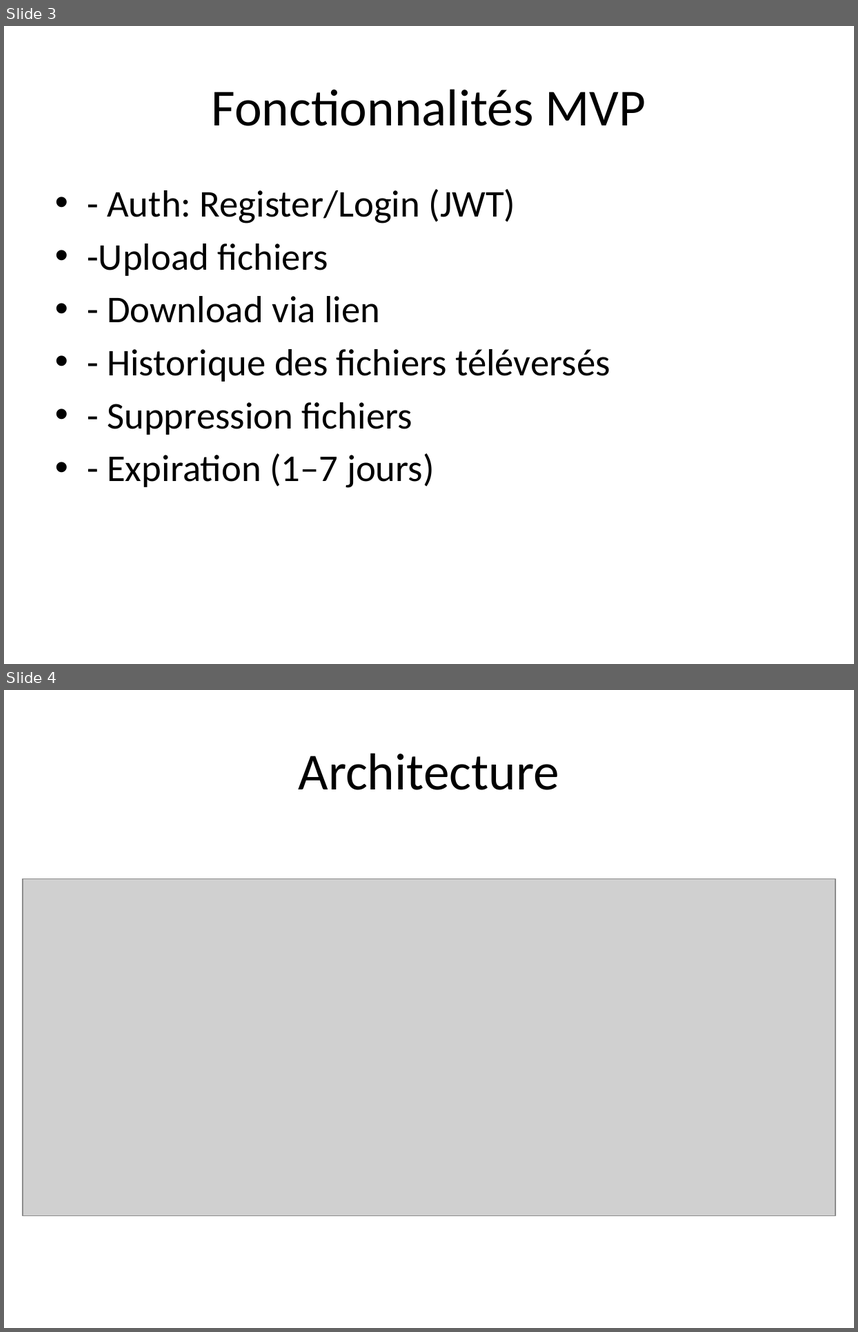
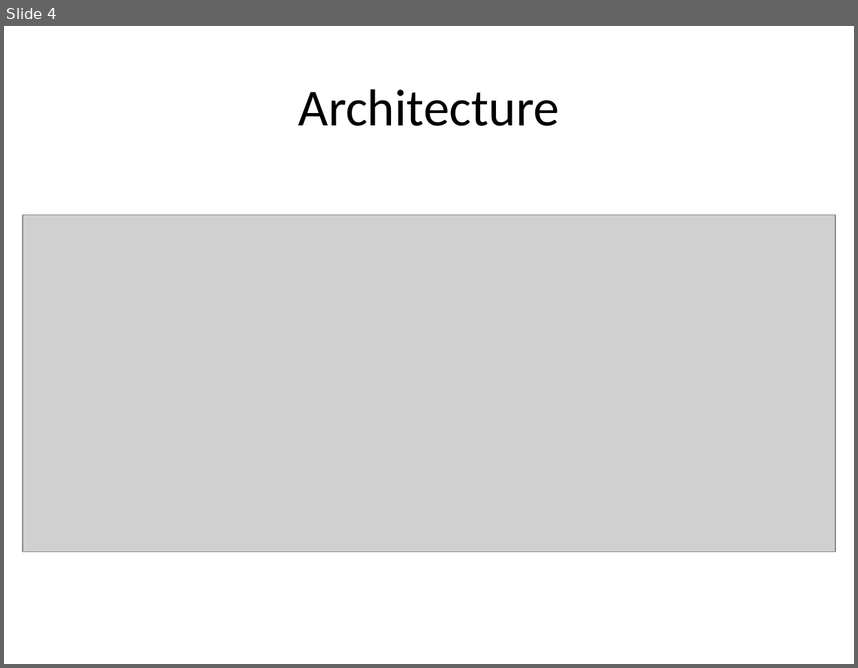
Before and after one commit to Abderrazzak20/Projet3_datashare, a slide deck: DataShare_Presentation.pptx. Shown one above the other, each under a label of ours: slides 3 and 4 before the commit, slide 4 after it. The pictures are 858x1332 and 858x668 pixels, drawn with LibreOffice and Linux fonts; fonts in the diff are those of the drawing; grey boxes stand for pictures. Boxes give left, top, right and bottom in pixels: in the first picture for what was removed or moved away, otherwise in the second. Text is boxed around its words. In the diff, an @@ line names an element or a change of style, - is before the commit and + after.

```diff
--- a/DataShare_Presentation.pptx
+++ b/DataShare_Presentation.pptx
@@ slide 3 removed at (4,26,854,664), background #FFFFFF @@
@@ title removed at (212,89,646,126) @@
-Fonctionnalités MVP
@@ text removed at (87,189,610,488) @@
-• - Auth: Register/Login (JWT)
-• -Upload fichiers
-• - Download via lien
-• - Historique des fichiers téléversés
-• - Suppression fichiers
-• - Expiration (1–7 jours)
```
Also in this commit, not shown: 5 slides changed, 6 slides added, 3 other slides removed.
